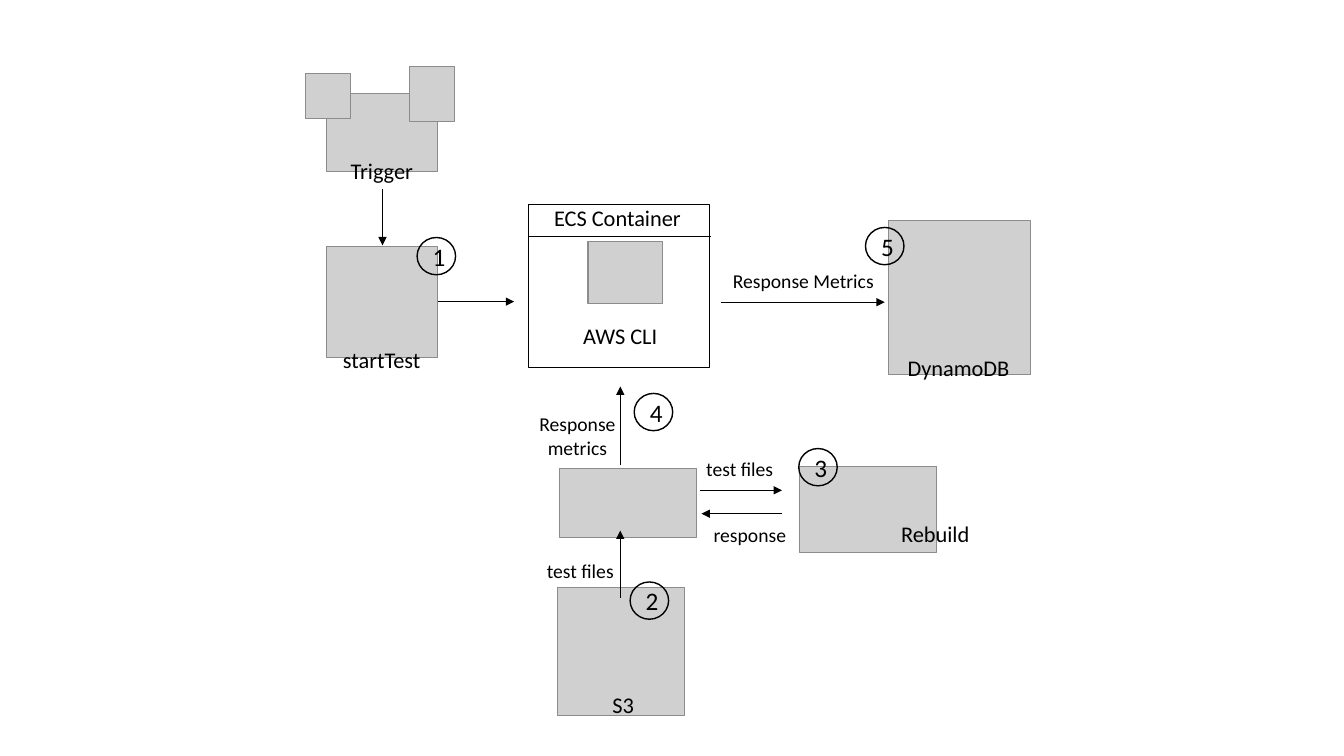
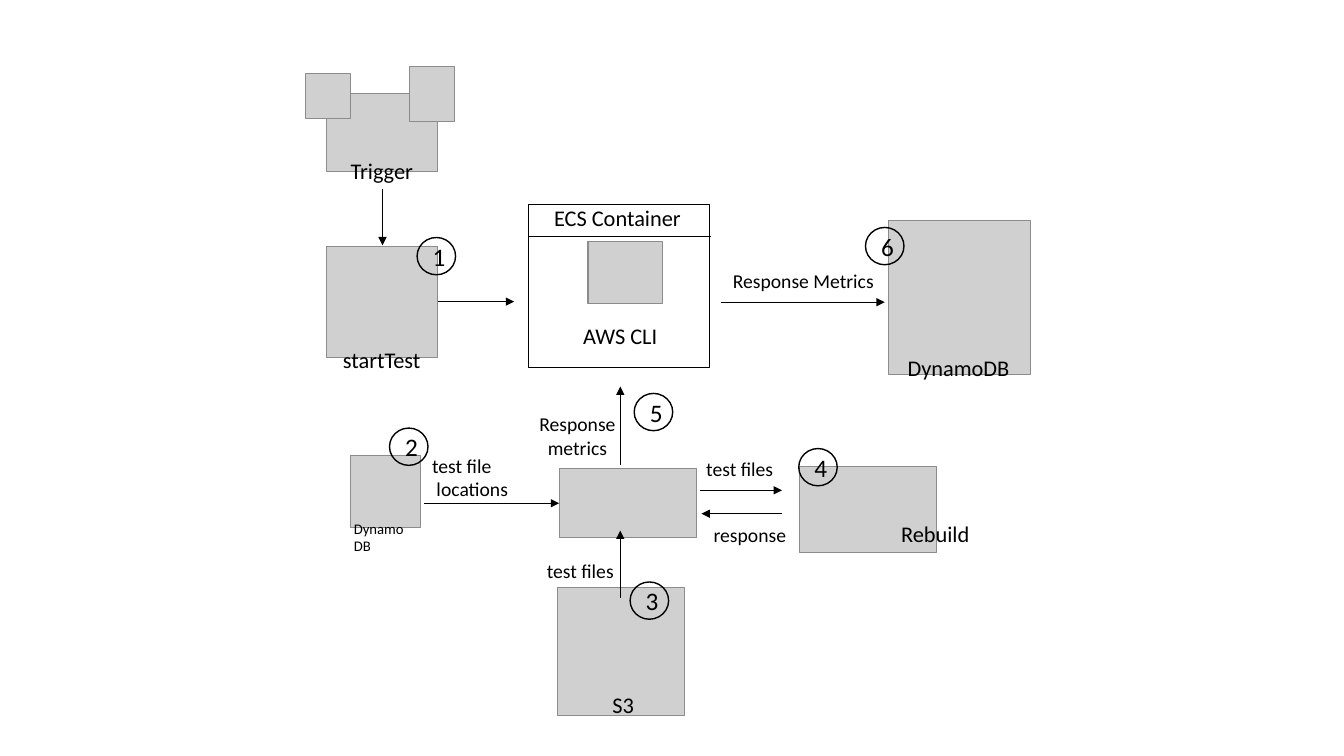
Before and after one commit to filetrust/cloudsdk-rebuild-api-performance-tests, a slide deck: slide 2 of documents/architecture/architecture.pptx. Drawn at 1344x756 pixels with LibreOffice and Linux fonts; fonts in the diff are those of the drawing; grey boxes stand for pictures. Boxes give left, top, right and bottom in pixels: in the first picture for what was removed or moved away, otherwise in the second. Text is boxed around its words. In the diff, an @@ line names an element or a change of style, - is before the commit and + after.

```diff
--- a/documents/architecture/architecture.pptx
+++ b/documents/architecture/architecture.pptx
@@ text in ellipse at box(881, 235, 894, 262): text changed @@
-5
+6
@@ text in ellipse at box(650, 405, 663, 428): text changed @@
-4
+5
@@ ellipse added at box(389, 429, 427, 466), outline #000000 1 pt, 18 pt, text #000000 @@
+2
@@ picture added at box(351, 456, 421, 528) @@
@@ text added at box(432, 459, 507, 496), 14 pt, text #000000 @@
+test file
+locations
@@ text in ellipse at box(814, 456, 827, 477): text changed @@
-3
+4
@@ arrow added from (424, 503) to (560, 503), #000000 0.5 pt @@
@@ text added at box(344, 514, 418, 536), 10.5 pt, text #000000 @@
+DynamoDB
@@ text in ellipse at box(646, 593, 659, 617): text changed @@
-2
+3
```
Also in this commit, not shown: 4 other files.
